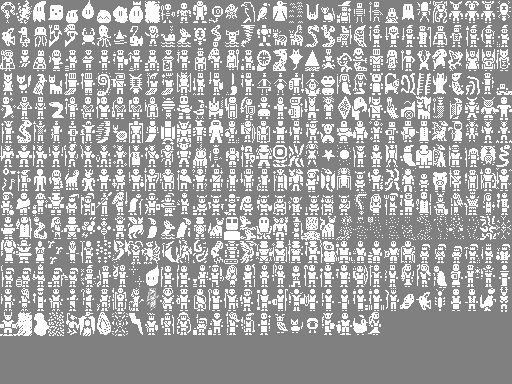
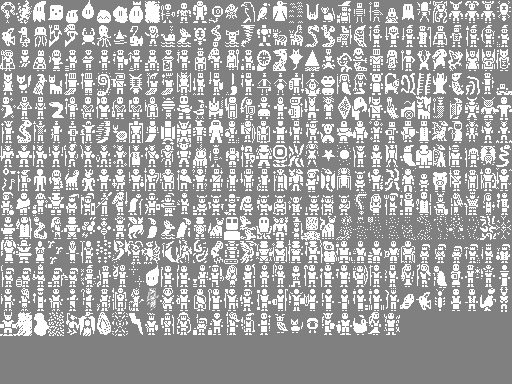
Two versions of the same layered image (512px x 384px). Layer-by-layer changes:
painted on "creature_sprites.png" over <box>384,313,400,335</box>
